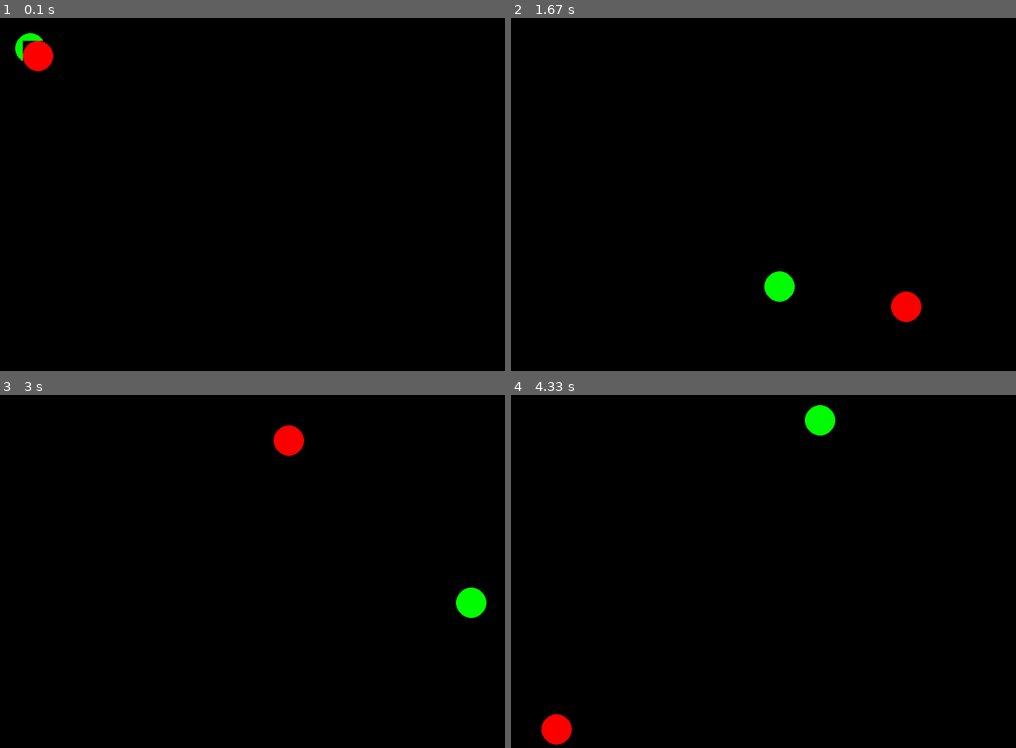
Above: before the commit, frames 1-4 (two rows, left to right).
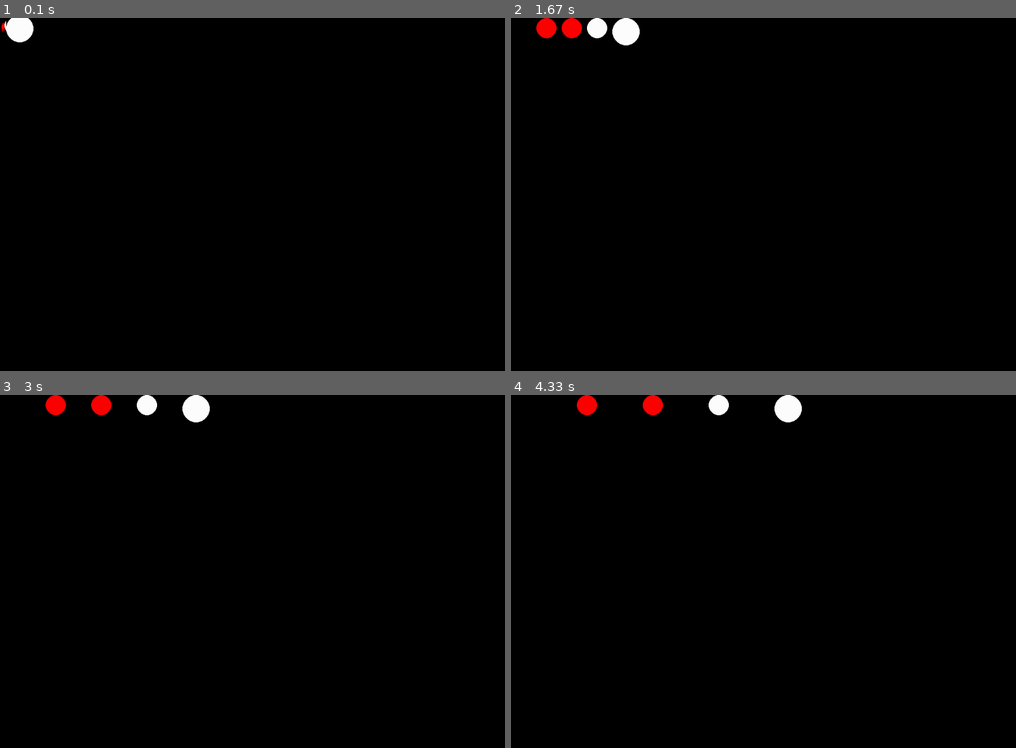
Above: after the commit, the same moments.

Repository: Archanciel/Learning_Pygame
Game: pygame game, started from bouncing_ball_imperfect_collide/my_bouncing_bal_inperfect_collidel.py
Two runs of this game, one before a commit and one after it. Both use one fixed random seed, a clock stepped at 60 frames per second and the inputs below.
Inputs (mouse positions are in pixels of both pictures, inside the frame that each line leads up to):
- Up to frame 1 (0.1 s): no input
- Up to frame 2 (1.67 s): click (763, 194) at 0.38 s
- Up to frame 3 (3 s): no input
- Up to frame 4 (4.33 s): no input

The runs differ from the first frame. In frame 1, 0.9% of the frame differs, in the area x 0-11%, y 0-16%; in frame 2, 1.7%; in frame 3, 1.7%; in frame 4, 1.7%, in the area x 6-65%, y 0-100%.

Commit message:
not working

Diff:
--- a/bouncing_ball_imperfect_collide/ball.py
+++ b/bouncing_ball_imperfect_collide/ball.py
@@ -1,18 +1,54 @@
 import pygame as pg
+import math
 from settings import *
 
 class Ball(pg.sprite.Sprite):
-	def __init__(self, screen, color, radius, startX, startY, dirX, dirY):
+	def __init__(self,
+	             screen,
+	             spriteGroup,
+	             color,
+	             radius,
+	             startX,
+	             startY,
+	             speed,
+	             angle=-45):
 		super().__init__()
 		self.screen = screen
+		self.spriteGroup = spriteGroup
 		self.color = color
 		rectSize = radius * 2
 		self.image = pg.Surface((rectSize, rectSize))
 		self.rect = self.image.get_rect()
-		self.moveDir = [dirX, dirY]
+#		self.rect.left = startX
+#		self.rect.top = startY
+		self.speed = speed
+		self.angle = angle
 		pg.draw.circle(self.image, self.color, self.rect.center, int(self.rect.width / 2))
 
 	def update(self):
+		delta_x = self.speed * math.cos(self.angle)
+		delta_y = self.speed * math.sin(self.angle)
+		self.rect = self.rect.move(delta_x, delta_y)
+		hit_bounds = False
+
+		if self.rect.right >= self.screen.get_width() or self.rect.left <= 0:
+			self.angle = math.pi - self.angle
+			hit_bounds = True
+
+		if self.rect.top <= 0 or self.rect.bottom >= self.screen.get_height():
+			self.angle = -self.angle
+			hit_bounds = True
+
+		for ball in self.spriteGroup.sprites():
+			if not hit_bounds and not ball is self and self.rect.colliderect(ball.rect):
+				self.angle = self.angle - math.pi
+				break
+
+	# Draw our ball to the screen
+#	def draw(self): not used !
+#		pg.draw.circle(self.image, self.color, self.rect.center, int(self.rect.width / 2))
+
+'''
 		self.rect = self.rect.move(self.moveDir)
 
 		if self.rect.top <= 0 or self.rect.bottom >= self.screen.get_height():
@@ -22,3 +58,4 @@
 		if self.rect.left <= 0 or self.rect.right >= self.screen.get_width():
 			# inverting x direction
 			self.moveDir[0] = -self.moveDir[0]
+'''
--- a/bouncing_ball_imperfect_collide/my_bouncing_bal_inperfect_collidel.py
+++ b/bouncing_ball_imperfect_collide/my_bouncing_bal_inperfect_collidel.py
@@ -4,10 +4,12 @@
 # Project setup
 
 import pygame as pg
-import os
+import os, random
 
 from ball import Ball
 from settings import *
+
+COLORS = [WHITE, RED, GREEN, BLUE, YELLOW]
 
 class Game:
     def __init__(self):
@@ -33,11 +35,20 @@
         '''
         Starts a new game.
         '''
+
+        # Create multiple sprite Ball instances
         self.all_sprites = pg.sprite.Group()
-        figure = Ball(screen=self.screen, color=GREEN, radius=30, startX=50, startY=50, dirX=10, dirY=10)
-        self.all_sprites.add(figure)
-        figure = Ball(screen=self.screen, color=RED, radius=30, startX=500, startY=600, dirX=15, dirY=15)
-        self.all_sprites.add(figure)
+
+        for i in range(1, 10):
+            colIdx = random.randrange(0, 4)
+            ball = Ball(screen=self.screen,
+                        spriteGroup=self.all_sprites,
+                        color=COLORS[colIdx],
+                        radius=max(i * 3, 20),
+                        startX=i * 60,
+                        startY= i * 45,
+                        speed=min(i * 2, 8))
+            self.all_sprites.add(ball)
 
     def run(self):
         '''
